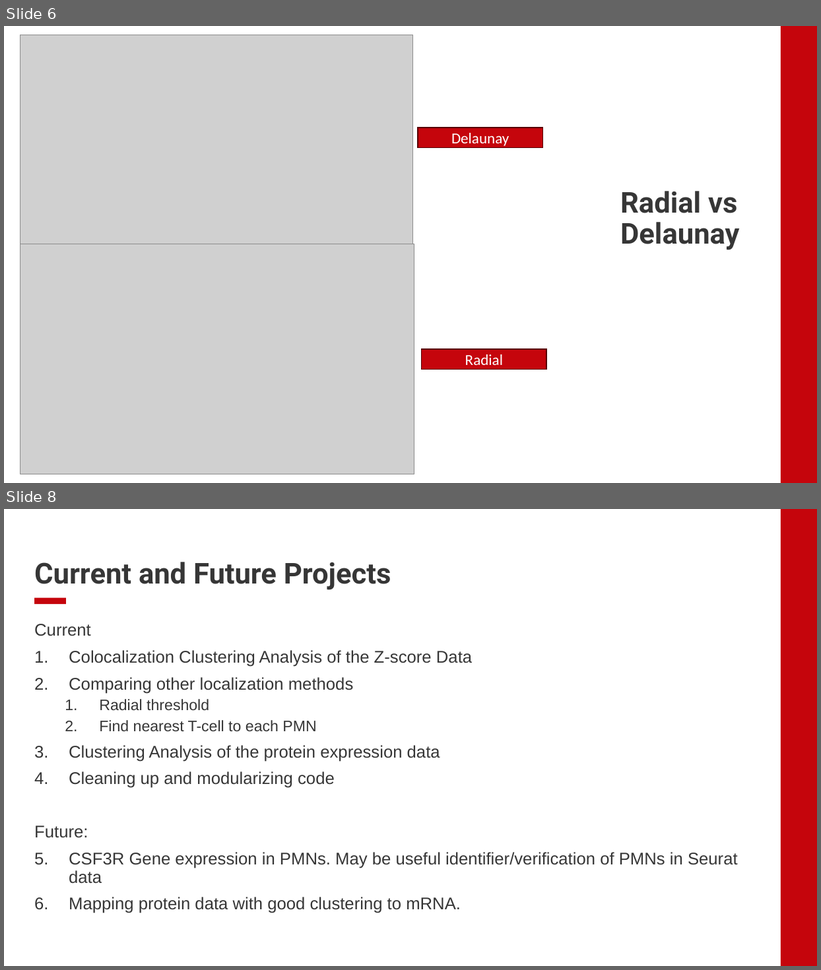
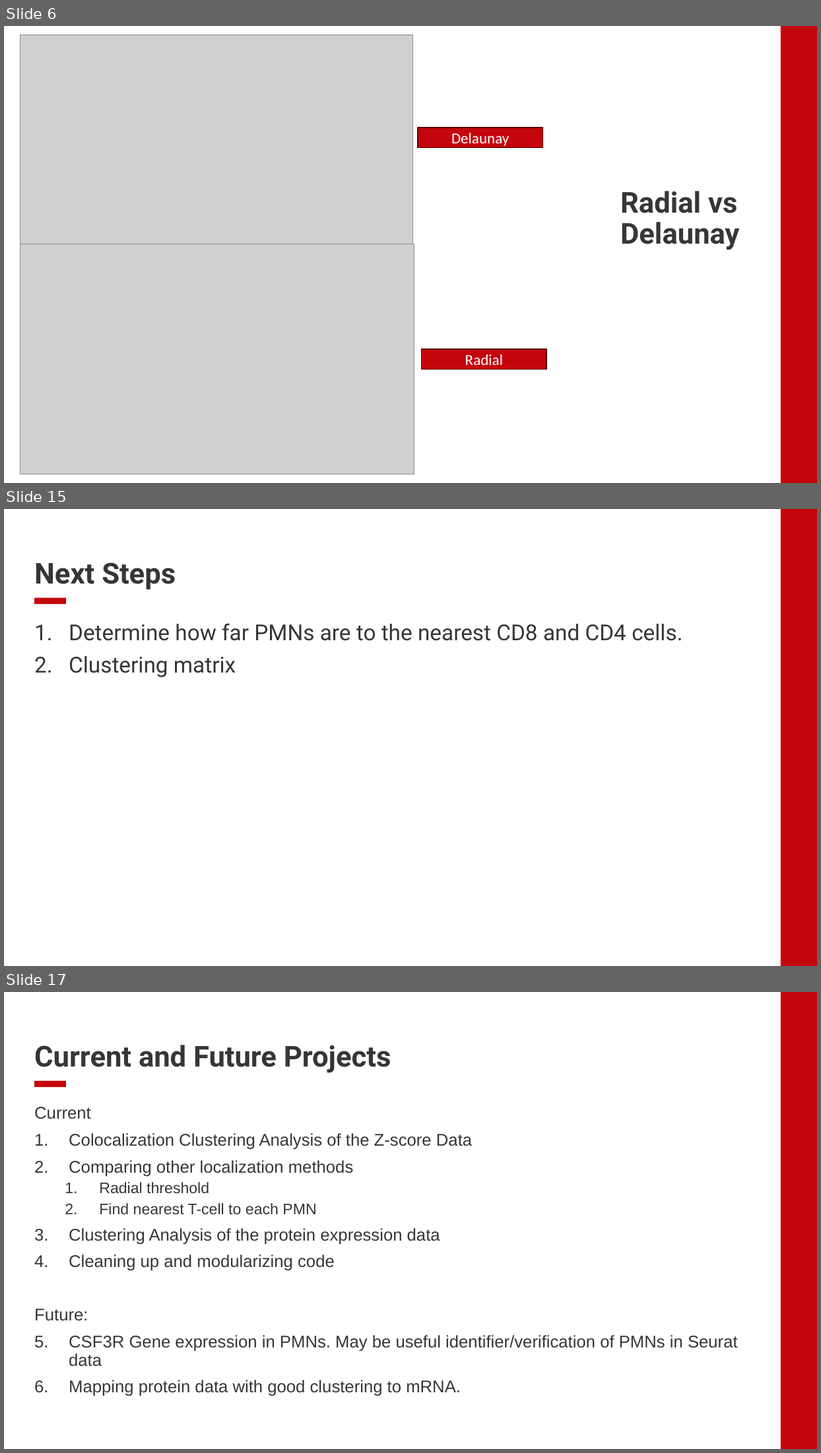
Before and after one commit to EDJohns/2025-Dinh-Lab-Research-Project, a slide deck: Shapiro 2025 Project/Weekly Updates/Week 4 Updates.pptx. Shown one above the other, each under a label of ours: slides 6 and 8 before the commit, slides 6, 15 and 17 after it; the slides between them are not shown. The pictures are 821x970 and 821x1453 pixels, drawn with LibreOffice and Linux fonts; fonts in the diff are those of the drawing; grey boxes stand for pictures; background and template pictures are left out. Boxes give left, top, right and bottom in pixels: in the first picture for what was removed or moved away, otherwise in the second. Text is boxed around its words. In the diff, an @@ line names an element or a change of style, - is before the commit and + after.

```diff
--- a/Shapiro 2025 Project/Weekly Updates/Week 4 Updates.pptx
+++ b/Shapiro 2025 Project/Weekly Updates/Week 4 Updates.pptx
@@ slide 15 added at [4, 509, 817, 966], background #FFFFFF; not listed: 2 template elements that a slide beside it also shows @@
@@ title added at [34, 562, 176, 590], 34 pt, text #363636, bold @@
+Next Steps
@@ text added at [69, 623, 682, 677], 26 pt, text #363636 @@
+1. Determine how far PMNs are to the nearest CD8 and CD4 cells.
+2. Clustering matrix
@@ what was slide 8 is now slide 17 @@
```
Also in this commit, not shown: 1 slide changed, 8 other slides added, 6 other files.
